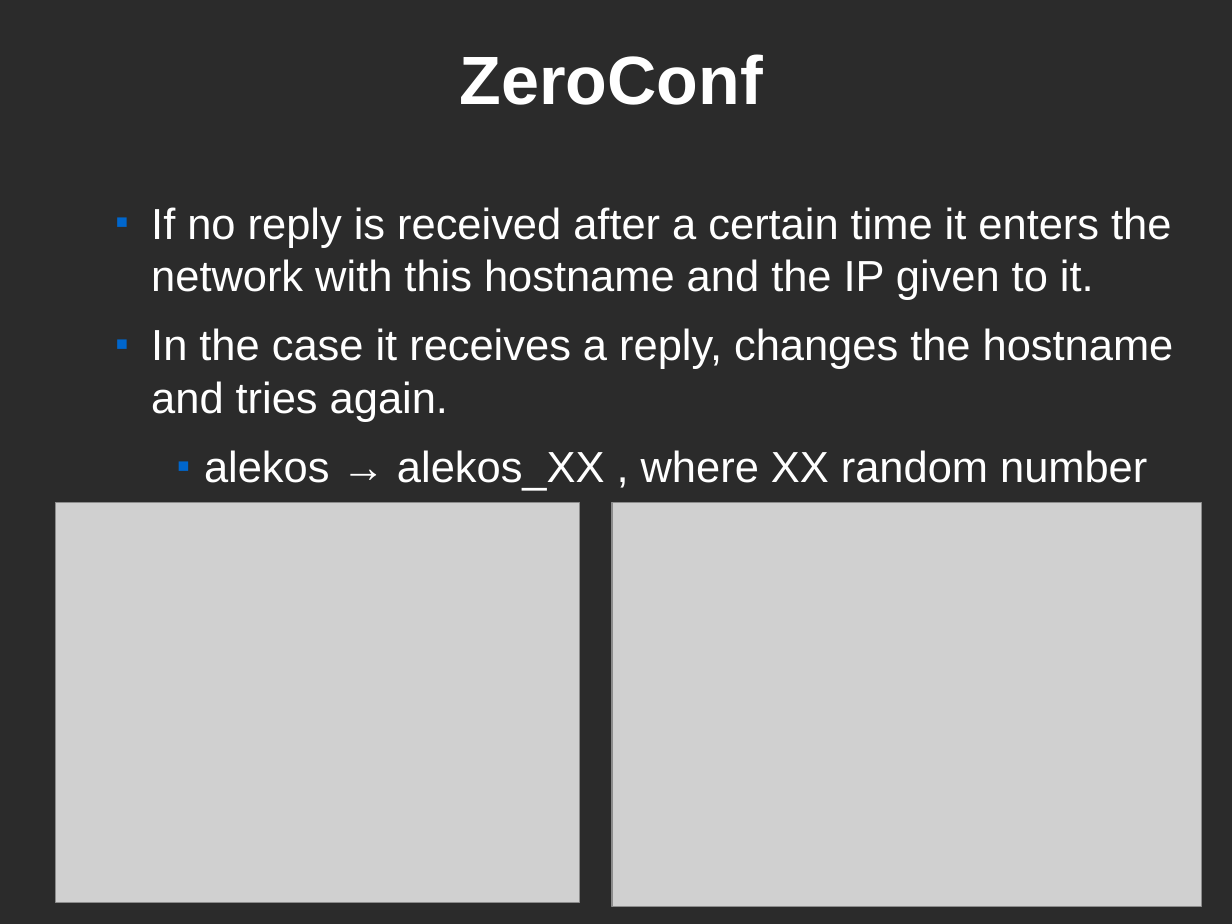
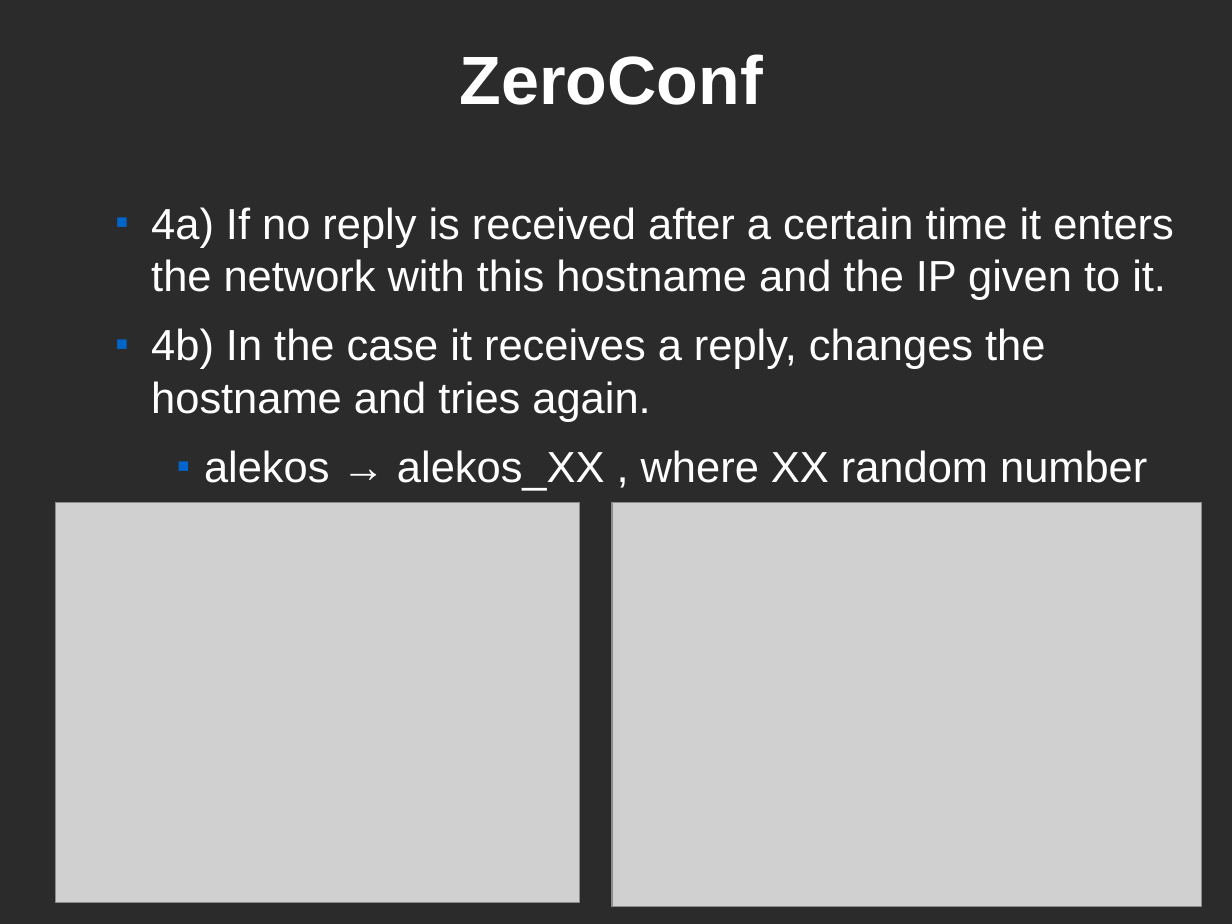
Before and after one commit to CEID-DS/cbox, a slide deck: slide 25 of doc/fosscomm/fosscomm_finalv1.odp. Drawn at 1232x924 pixels with LibreOffice and Linux fonts; fonts in the diff are those of the drawing; grey boxes stand for pictures; background and template pictures are left out; a plain dark background stands for a picture behind light text. Boxes give left, top, right and bottom in pixels: in the first picture for what was removed or moved away, otherwise in the second. Text is boxed around its words. In the diff, an @@ line names an element or a change of style, - is before the commit and + after.

Commit message:
updating ZeroConf part in final presentation

```diff
--- a/doc/fosscomm/fosscomm_finalv1.odp
+++ b/doc/fosscomm/fosscomm_finalv1.odp
@@ text at [151,207,1174,422]: text changed @@
-  ■ If no reply is received after a certain time it enters the network with this hostname and the IP given to it.
-  ■ In the case it receives a reply, changes the hostname and tries again.
+  ■ 4a) If no reply is received after a certain time it enters the network with this hostname and the IP given to it.
+  ■ 4b) In the case it receives a reply, changes the hostname and tries again.
```
Also in this commit, not shown: 9 other slides changed, 1 other file.
